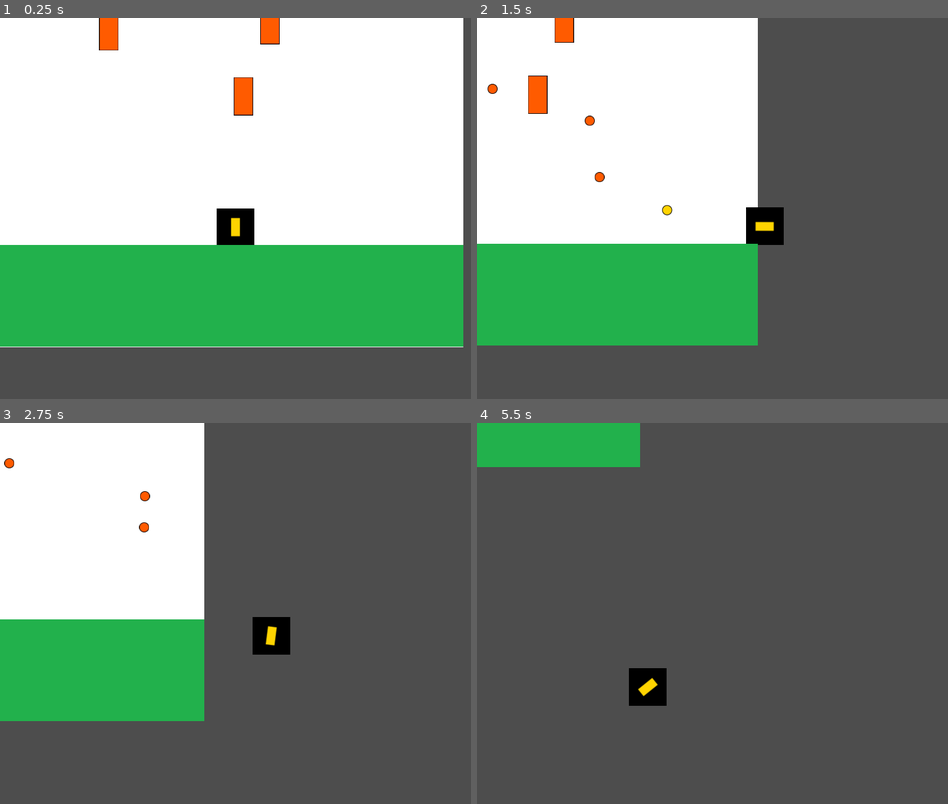
Above: before the commit, frames 1-4 (two rows, left to right).
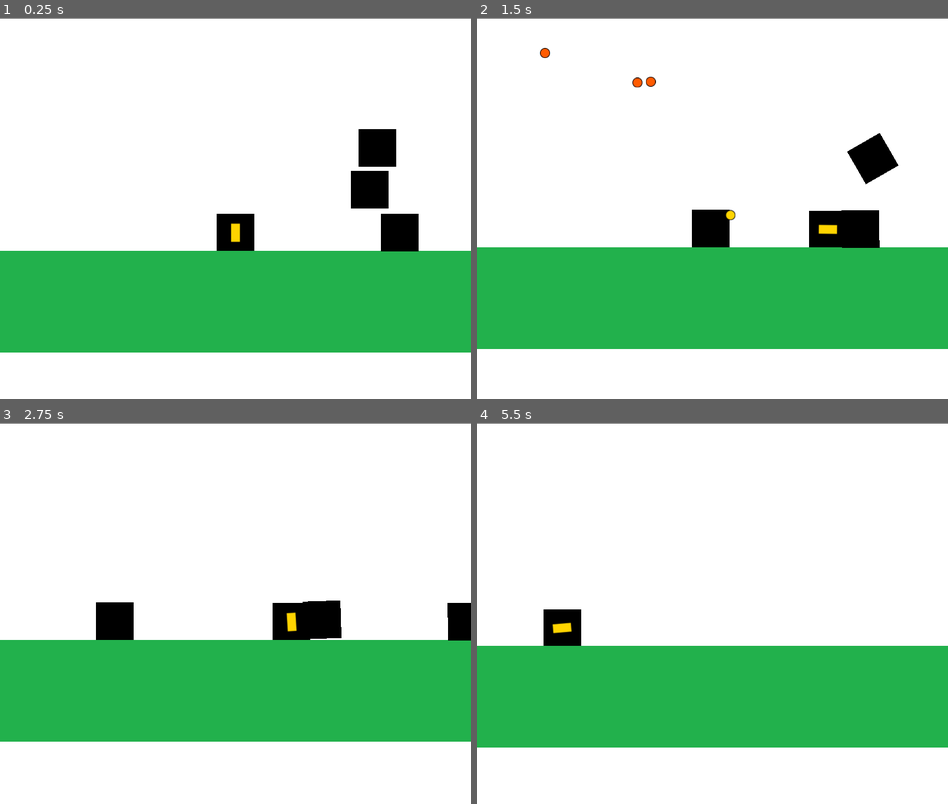
Above: after the commit, the same moments.

Repository: angelodpadron/entregas-ipv-padron-angelo
Game: Godot game, scene res://Main.tscn
Two runs of this game, one before a commit and one after it. Both use one fixed random seed, a clock stepped at 60 frames per second and the inputs below.
Inputs (mouse positions are in pixels of both pictures, inside the frame that each line leads up to):
- Up to frame 1 (0.25 s): no input
- Up to frame 2 (1.5 s): move the mouse to (816, 189) at 0.52 s; hold D (move_right) 0.53-1.28 s; click (816, 189) at 0.6 s; tap Space (jump) at 0.77 s; move the mouse to (618, 227) at 1.27 s; hold A (move_left) from 1.28 s (still down); click (618, 227) at 1.35 s
- Up to frame 3 (2.75 s): tap Space (jump) at 1.52 s; move the mouse to (282, 529) at 2.02 s; release A (move_left) at 2.03 s; hold D (move_right) from 2.03 s (still down); click (282, 529) at 2.1 s
- Up to frame 4 (5.5 s): move the mouse to (688, 689) at 2.77 s; click (688, 689) at 2.85 s; tap Space (jump) at 3.02, 3.77, 4.52 s; move the mouse to (853, 670) at 3.52 s; release D (move_right) at 3.53 s; hold A (move_left) from 3.53 s (still down); click (853, 670) at 3.6 s; move the mouse to (571, 556) at 4.27 s; click (571, 556) at 4.35 s; move the mouse to (736, 613) at 5.02 s; click (736, 613) at 5.1 s

The runs differ from the first frame. In frame 1, 20% of the frame differs, in the area x 0-100%, y 0-100%; in frame 2, 51%; in frame 3, 69%; in frame 4, 100%.

Commit message:
Desafio 5: Remover DI de torretas

Diff:
--- a/entrega-5-padron-angelo/Main.gd
+++ b/entrega-5-padron-angelo/Main.gd
@@ -6,4 +6,3 @@
 func _ready():
 	randomize()
 	player.initialize(self)
-	turret_spawner.initialize(player)
--- a/entrega-5-padron-angelo/Main.tscn
+++ b/entrega-5-padron-angelo/Main.tscn
@@ -1,16 +1,20 @@
-[gd_scene load_steps=7 format=3 uid="uid://bsovfx350hnlv"]
+[gd_scene load_steps=8 format=3 uid="uid://bsovfx350hnlv"]
 
 [ext_resource type="PackedScene" uid="uid://0afl7sxtmrjx" path="res://entities/player/Player.tscn" id="1"]
 [ext_resource type="Texture2D" uid="uid://yrqui11aqlbf" path="res://assets/textures/background.png" id="2"]
 [ext_resource type="Script" path="res://Main.gd" id="3"]
-[ext_resource type="PackedScene" path="res://entities/enemies/Turret.tscn" id="4"]
+[ext_resource type="PackedScene" uid="uid://djws683a0jw67" path="res://entities/enemies/Turret.tscn" id="4"]
 [ext_resource type="Script" path="res://entities/enemies/TurretsSpawner.gd" id="5"]
 [ext_resource type="PackedScene" uid="uid://pxy47hyncwqg" path="res://entities/world/Floor.tscn" id="6_11tax"]
+[ext_resource type="PackedScene" path="res://entities/world/Cube.tscn" id="7_pqd48"]
 
 [node name="Main" type="Node"]
 script = ExtResource("3")
 
-[node name="Background" type="TextureRect" parent="."]
+[node name="CanvasLayer" type="CanvasLayer" parent="."]
+layer = -1
+
+[node name="Background" type="TextureRect" parent="CanvasLayer"]
 anchors_preset = 15
 anchor_right = 1.0
 anchor_bottom = 1.0
@@ -23,14 +27,31 @@
 
 [node name="Player" parent="." instance=ExtResource("1")]
 position = Vector2(413.003, 395.272)
+collision_layer = 2
+collision_mask = 3
 JUMP_SPEED = -500.0
 GRAVITY = 25.0
 
 [node name="Camera2D" type="Camera2D" parent="Player"]
 position_smoothing_enabled = true
+position_smoothing_speed = 2.0
 
 [node name="TurretsSpawner" type="Node" parent="."]
 script = ExtResource("5")
 turret_scene = ExtResource("4")
 
 [node name="Floor" parent="." instance=ExtResource("6_11tax")]
+
+[node name="Floor2" parent="." instance=ExtResource("6_11tax")]
+position = Vector2(1200, 562)
+
+[node name="Floor3" parent="." instance=ExtResource("6_11tax")]
+position = Vector2(2000, 562)
+
+[node name="Cube" parent="." instance=ExtResource("7_pqd48")]
+
+[node name="Cube2" parent="." instance=ExtResource("7_pqd48")]
+position = Vector2(641, 343)
+
+[node name="Cube3" parent="." instance=ExtResource("7_pqd48")]
+position = Vector2(654, 272)
--- a/entrega-5-padron-angelo/entities/Projectile.gd
+++ b/entrega-5-padron-angelo/entities/Projectile.gd
@@ -15,10 +15,10 @@
 
 func _physics_process(delta):
 	position += direction * VELOCITY * delta
+	_on_out_of_view()
 
-	# Necesitamos que desaparezca en algun momento
-
-	# Si está fuera de la pantalla
+# Si está fuera de la pantalla
+func _on_out_of_view():
 	var visible_rect:Rect2 = get_viewport().get_visible_rect()
 	if !visible_rect.has_point(global_position):
 		_remove()
--- a/entrega-5-padron-angelo/entities/enemies/Turret.gd
+++ b/entrega-5-padron-angelo/entities/enemies/Turret.gd
@@ -5,17 +5,30 @@
 
 @export var projectile_scene:PackedScene
 
-var player
-var projectile_container
+var projectile_container:Node
+var target:Node2D
 
-func initialize(container, turret_pos, player, projectile_container):
+func _ready():
+	fire_timer.timeout.connect(fire_at_player)
+
+func initialize(container, turret_pos):
 	container.add_child(self)
 	global_position = turret_pos
-	self.player = player
-	self.projectile_container = projectile_container
-	fire_timer.timeout.connect(fire_at_player)
-	fire_timer.start()
+	self.projectile_container = container
+
 
 func fire_at_player():
-	var proj_instance = projectile_scene.instantiate()
-	proj_instance.initialize(projectile_container, fire_position.global_position, fire_position.global_position.direction_to(player.global_position))
+	var projectile_instance = projectile_scene.instantiate()
+	projectile_instance.initialize(projectile_container, fire_position.global_position, fire_position.global_position.direction_to(target.global_position))
+
+
+func _on_detection_area_body_entered(body):
+	if self.target == null:
+		self.target = body
+		fire_timer.start()
+
+
+func _on_detection_area_body_exited(body):
+	if self.target == body:
+		self.target = null
+		fire_timer.stop()
--- a/entrega-5-padron-angelo/entities/enemies/Turret.tscn
+++ b/entrega-5-padron-angelo/entities/enemies/Turret.tscn
@@ -1,15 +1,28 @@
-[gd_scene load_steps=4 format=2]
+[gd_scene load_steps=5 format=3 uid="uid://djws683a0jw67"]
 
-[ext_resource path="res://assets/textures/turret.png" type="Texture2D" id=1]
-[ext_resource path="res://entities/enemies/Turret.gd" type="Script" id=2]
-[ext_resource path="res://entities/enemies/TurretProjectile.tscn" type="PackedScene" id=3]
+[ext_resource type="Texture2D" uid="uid://f6g28eu8ck18" path="res://assets/textures/turret.png" id="1"]
+[ext_resource type="Script" path="res://entities/enemies/Turret.gd" id="2"]
+[ext_resource type="PackedScene" path="res://entities/enemies/TurretProjectile.tscn" id="3"]
+
+[sub_resource type="CircleShape2D" id="CircleShape2D_4w6qq"]
+radius = 488.026
 
 [node name="Turret" type="Sprite2D"]
-texture = ExtResource( 1 )
-script = ExtResource( 2 )
-projectile_scene = ExtResource( 3 )
+texture = ExtResource("1")
+script = ExtResource("2")
+projectile_scene = ExtResource("3")
 
 [node name="FireTimer" type="Timer" parent="."]
 
 [node name="FirePosition" type="Marker2D" parent="."]
-position = Vector2( 0, -30.0339 )
+position = Vector2(0, -30.0339)
+
+[node name="DetectionArea" type="Area2D" parent="."]
+collision_layer = 8
+collision_mask = 2
+
+[node name="CollisionShape2D" type="CollisionShape2D" parent="DetectionArea"]
+shape = SubResource("CircleShape2D_4w6qq")
+
+[connection signal="body_entered" from="DetectionArea" to="." method="_on_detection_area_body_entered"]
+[connection signal="body_exited" from="DetectionArea" to="." method="_on_detection_area_body_exited"]
--- a/entrega-5-padron-angelo/entities/enemies/TurretsSpawner.gd
+++ b/entrega-5-padron-angelo/entities/enemies/TurretsSpawner.gd
@@ -2,10 +2,13 @@
 
 @export var turret_scene:PackedScene
 
-func initialize(player):
+func _ready():
+	call_deferred("initialize")
+
+func initialize():
 	var visible_rect:Rect2 = get_viewport().get_visible_rect()
 	for i in 3:
 		var turret_instance = turret_scene.instantiate()
-		var turret_pos:Vector2 = Vector2(randf_range(visible_rect.position.x, visible_rect.end.x), randf_range(visible_rect.position.y + 30, player.global_position.y - 50))
+		var turret_pos:Vector2 = Vector2(randf_range(visible_rect.position.x, visible_rect.end.x), randf_range(visible_rect.position.y + 30, 50))
 
-		turret_instance.initialize(self, turret_pos, player, self)
+		turret_instance.initialize(self, turret_pos)
--- /dev/null
+++ b/entrega-5-padron-angelo/entities/world/Cube.tscn
@@ -0,0 +1,18 @@
+[gd_scene load_steps=3 format=3 uid="uid://pais42icvs3o"]
+
+[ext_resource type="Texture2D" uid="uid://dmcxo3ssw0sfw" path="res://assets/textures/player.png" id="1_cjb5v"]
+
+[sub_resource type="RectangleShape2D" id="RectangleShape2D_kl86g"]
+size = Vector2(65, 65)
+
+[node name="Cube" type="RigidBody2D"]
+position = Vector2(692, 416)
+collision_layer = 4
+collision_mask = 7
+
+[node name="Sprite2D" type="Sprite2D" parent="."]
+texture = ExtResource("1_cjb5v")
+
+[node name="CollisionShape2D" type="CollisionShape2D" parent="."]
+position = Vector2(-0.5, -0.5)
+shape = SubResource("RectangleShape2D_kl86g")
--- a/entrega-5-padron-angelo/project.godot
+++ b/entrega-5-padron-angelo/project.godot
@@ -10,7 +10,7 @@
 
 [application]
 
-config/name="Proyecto Godot - Clase 4"
+config/name="entrega-5-padron-angelo"
 run/main_scene="res://Main.tscn"
 config/features=PackedStringArray("4.2")
 config/icon="res://icon.png"
@@ -47,6 +47,13 @@
 ]
 }
 
+[layer_names]
+
+2d_physics/layer_1="world"
+2d_physics/layer_2="player"
+2d_physics/layer_3="items"
+2d_physics/layer_4="enemies"
+
 [rendering]
 
 environment/defaults/default_environment="res://default_env.tres"
